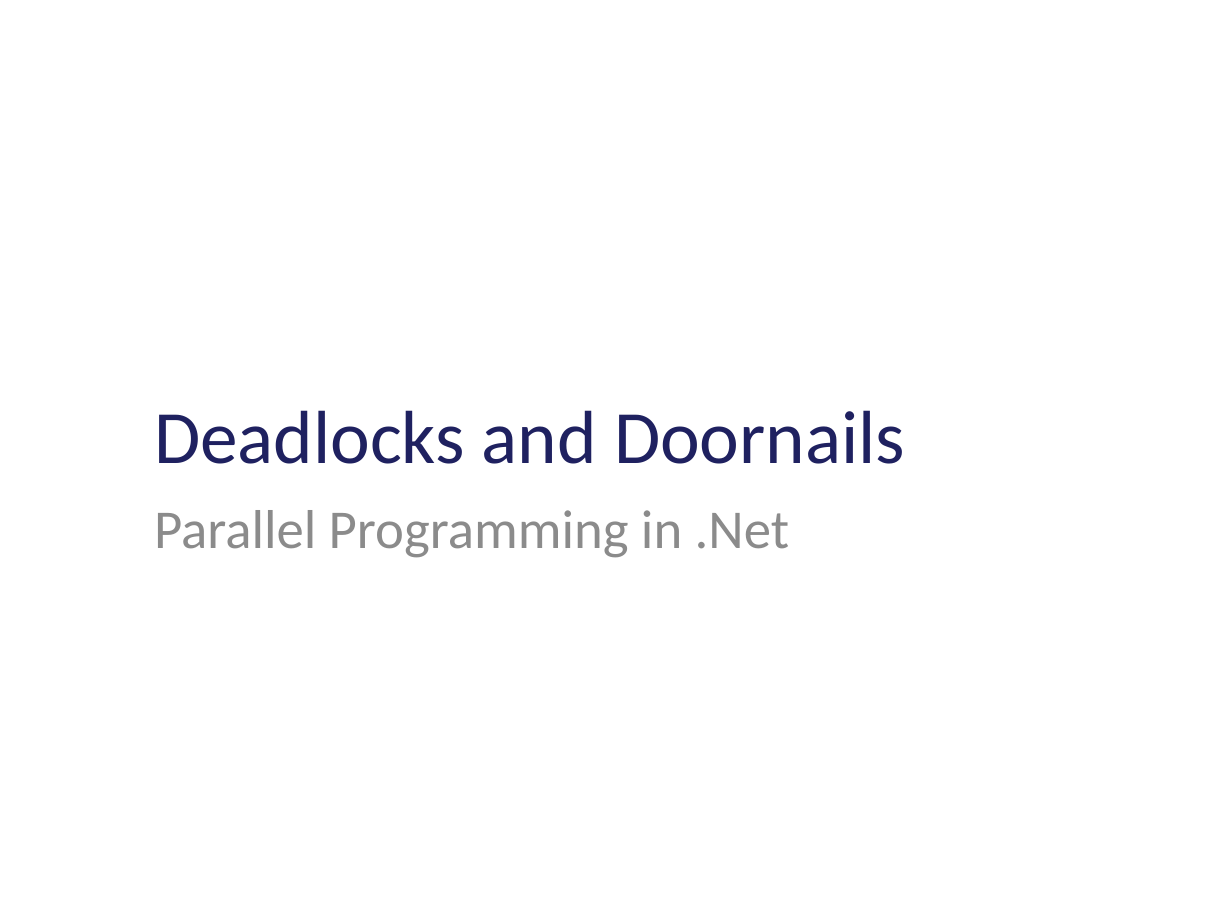
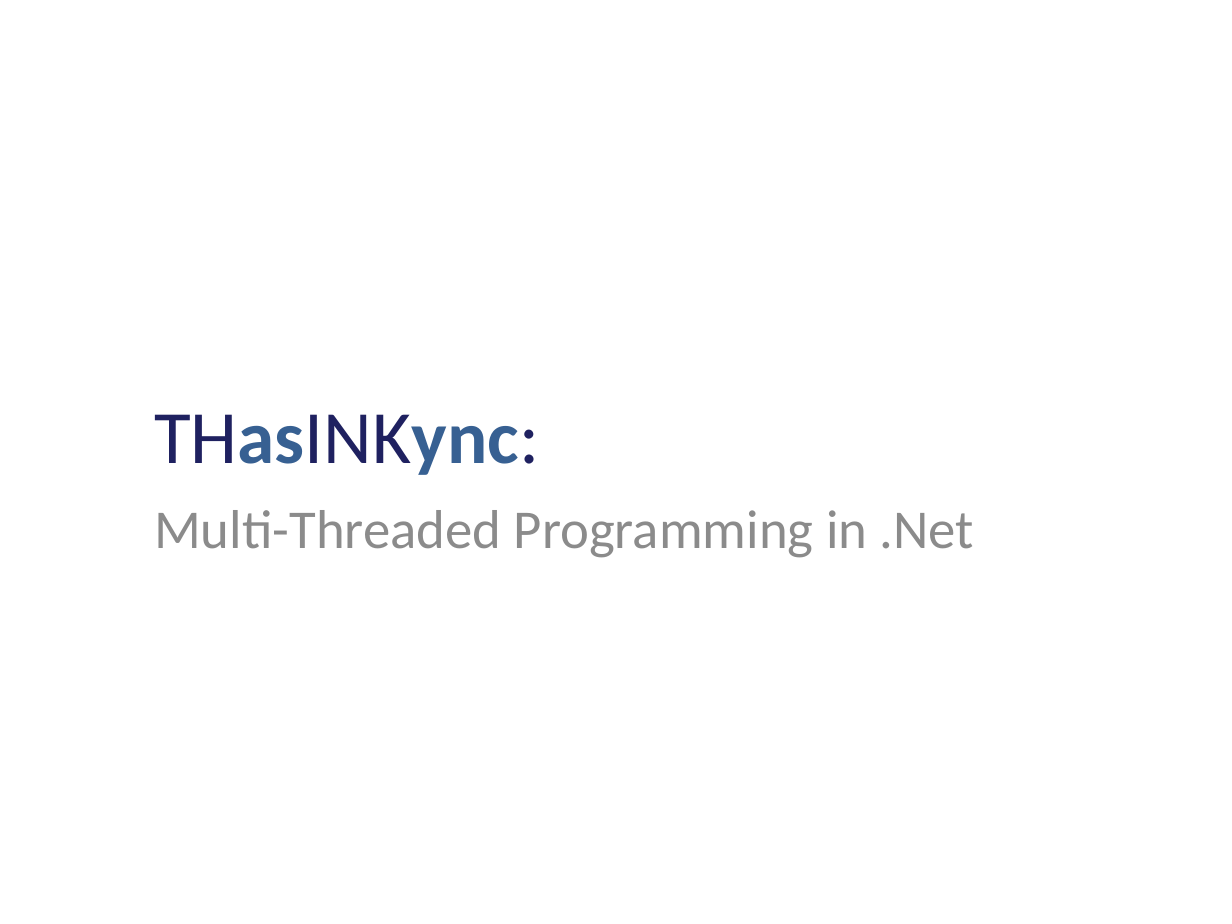
Before and after one commit to ericburcham/THasyINKnc, a slide deck: slide 1 of Presentation/THasINKync.pptx. Drawn at 1232x924 pixels with LibreOffice and Linux fonts; fonts in the diff are those of the drawing; background and template pictures are left out. Boxes give left, top, right and bottom in pixels: in the first picture for what was removed or moved away, otherwise in the second. Text is boxed around its words. In the diff, an @@ line names an element or a change of style, - is before the commit and + after.

```diff
--- a/Presentation/THasINKync.pptx
+++ b/Presentation/THasINKync.pptx
@@ title at (154,414,539,475): text changed @@
-Deadlocks and Doornails
+THasINKync:
@@ subtitle at (154,510,974,558): text changed @@
-Parallel Programming in .Net
+Multi-Threaded Programming in .Net
```
Also in this commit, not shown: 3 slides added, 1 slide removed.
